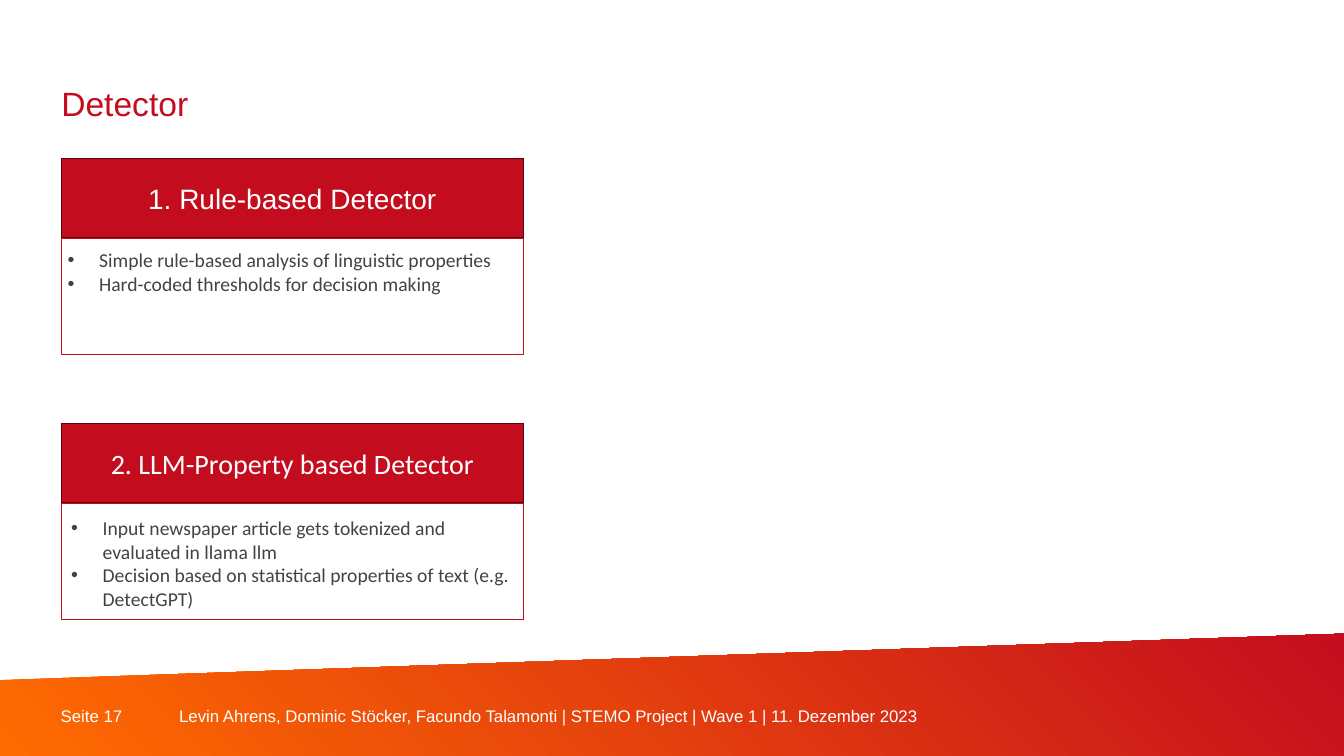
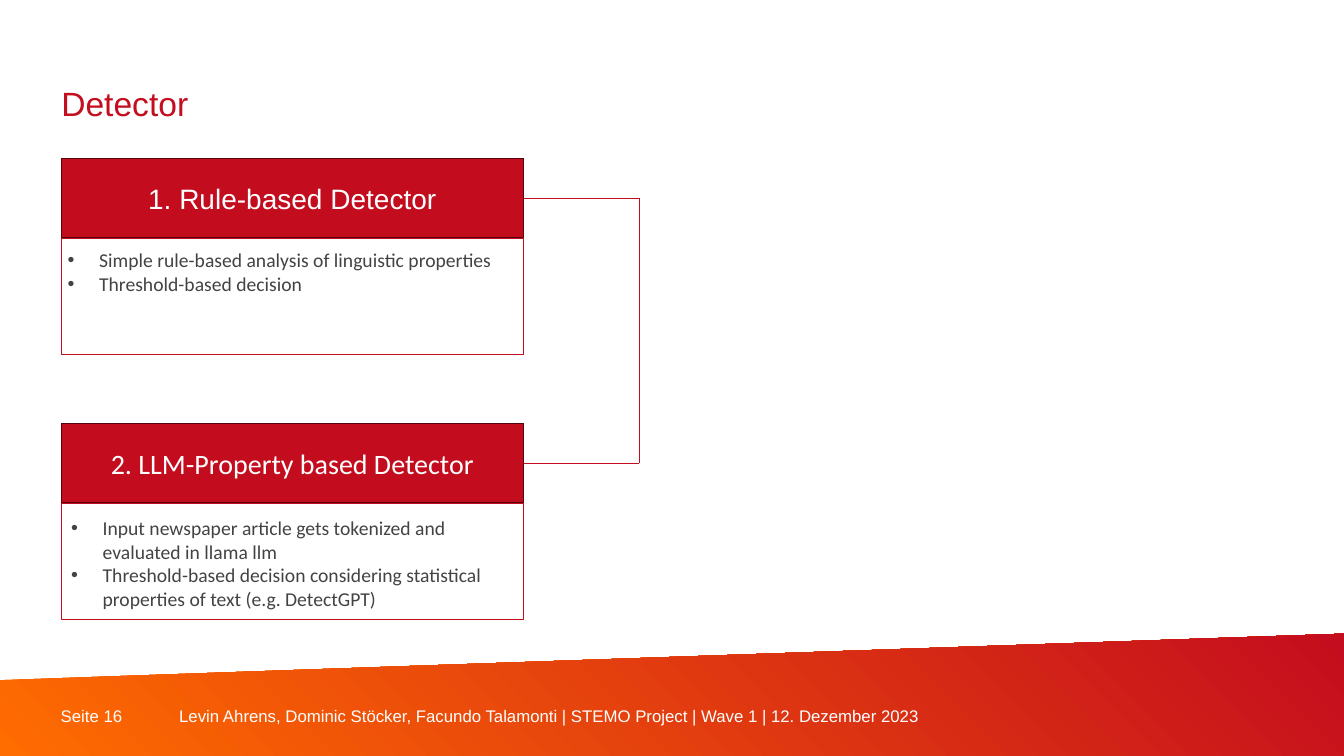
Before and after one commit to StoeckOverflow/steganography-with-llama, a slide deck: slide 16 of documentation/20231114_stemo_midterm.pptx (slide 17 before the commit). Drawn at 1344x756 pixels with LibreOffice and Linux fonts; fonts in the diff are those of the drawing; background and template pictures are left out. Boxes give left, top, right and bottom in pixels: in the first picture for what was removed or moved away, otherwise in the second. Text is boxed around its words. In the diff, an @@ line names an element or a change of style, - is before the commit and + after.

```diff
--- a/documentation/20231114_stemo_midterm.pptx
+++ b/documentation/20231114_stemo_midterm.pptx
@@ line added from (523, 199) to (639, 199), #C30D1E 0.5 pt @@
@@ line added from (639, 199) to (639, 463), #C30D1E 0.5 pt @@
@@ text at (99, 277, 302, 291): text changed @@
-• Hard-coded thresholds for decision making
+• Threshold-based decision
@@ line added from (523, 463) to (639, 463), #C30D1E 0.5 pt @@
@@ text at (103, 568, 480, 610): text changed @@
-• Decision based on statistical properties of text (e.g. DetectGPT)
+• Threshold-based decision considering statistical properties of text (e.g. DetectGPT)
@@ page number at (61, 710, 123, 722): text changed @@
-Seite 17
+Seite 16
@@ text at (179, 710, 918, 726): text changed @@
-Levin Ahrens, Dominic Stöcker, Facundo Talamonti | STEMO Project | Wave 1 | 11. Dezember 2023
+Levin Ahrens, Dominic Stöcker, Facundo Talamonti | STEMO Project | Wave 1 | 12. Dezember 2023
```
Also in this commit, not shown: 16 other slides changed, 1 slide removed.
